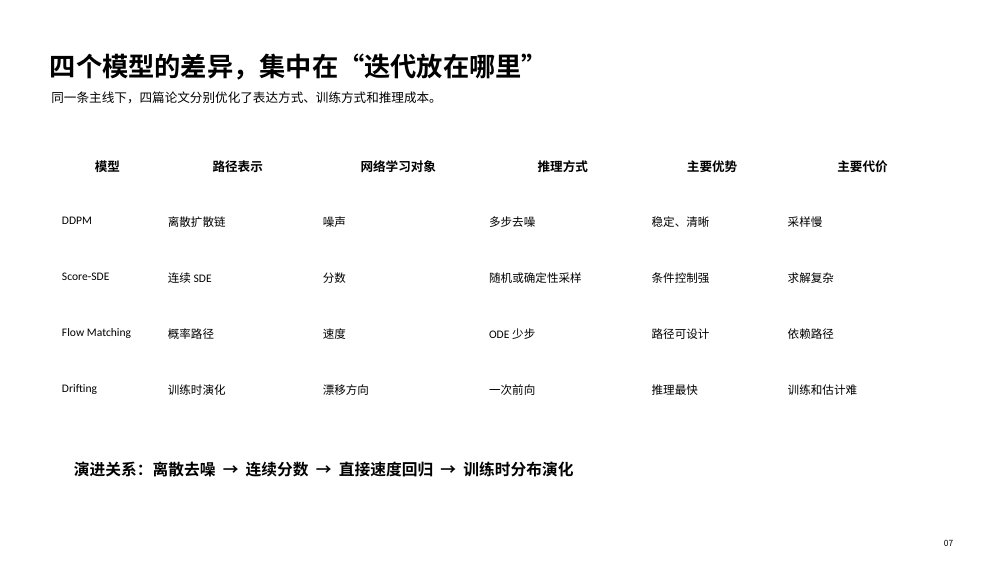
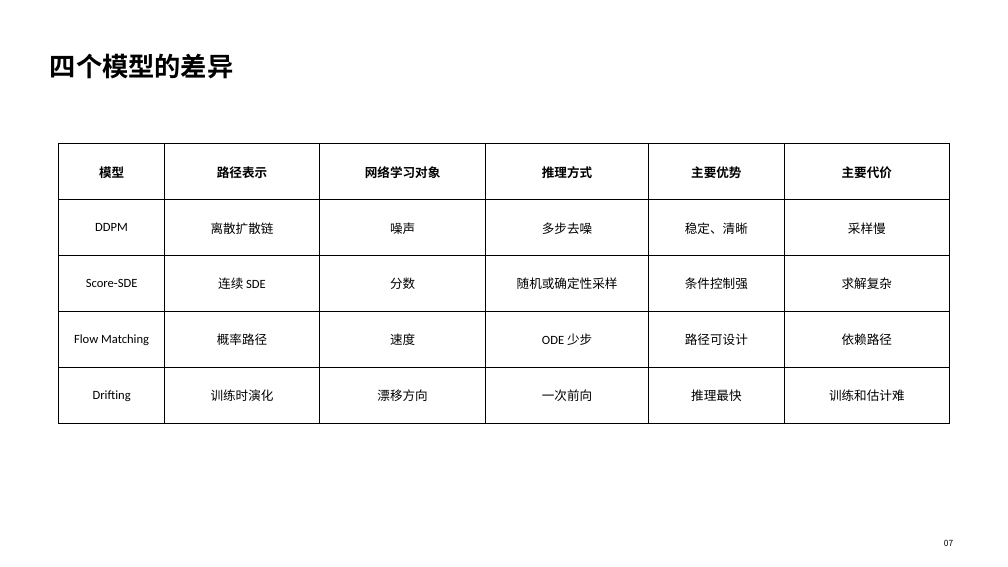
Before and after one commit to Gsheen76/My-Obsidian, a slide deck: slide 7 of 项目/学习/多任务成像/相关论文/四篇生成模型组会汇报_优化版.pptx. Drawn at 1008x567 pixels with LibreOffice and Linux fonts; fonts in the diff are those of the drawing. Boxes give left, top, right and bottom in pixels: in the first picture for what was removed or moved away, otherwise in the second. Text is boxed around its words. In the diff, an @@ line names an element or a change of style, - is before the commit and + after.

```diff
--- a/项目/学习/多任务成像/相关论文/四篇生成模型组会汇报_优化版.pptx
+++ b/项目/学习/多任务成像/相关论文/四篇生成模型组会汇报_优化版.pptx
@@ text at [50, 53, 234, 79]: text changed @@
-四个模型的差异，集中在“迭代放在哪里”
+四个模型的差异
@@ text removed at [51, 91, 441, 103] @@
-同一条主线下，四篇论文分别优化了表达方式、训练方式和推理成本。
@@ table at [59, 144, 950, 423] @@
@@ fill #FFFFFF to none in 30 cells @@
@@ size 11 to 12 pt in "DDPM", "离散扩散链", "噪声", "多步去噪" and 20 more places @@
@@ alignment left to centre @@
@@ borders changed @@
@@ table: place and size @@
-table at [54, 154, 945, 433]
+table at [59, 144, 950, 423]
@@ text removed at [74, 461, 573, 477] @@
-演进关系：离散去噪 → 连续分数 → 直接速度回归 → 训练时分布演化
```
Also in this commit, not shown: 8 other slides changed, 1 other file.
